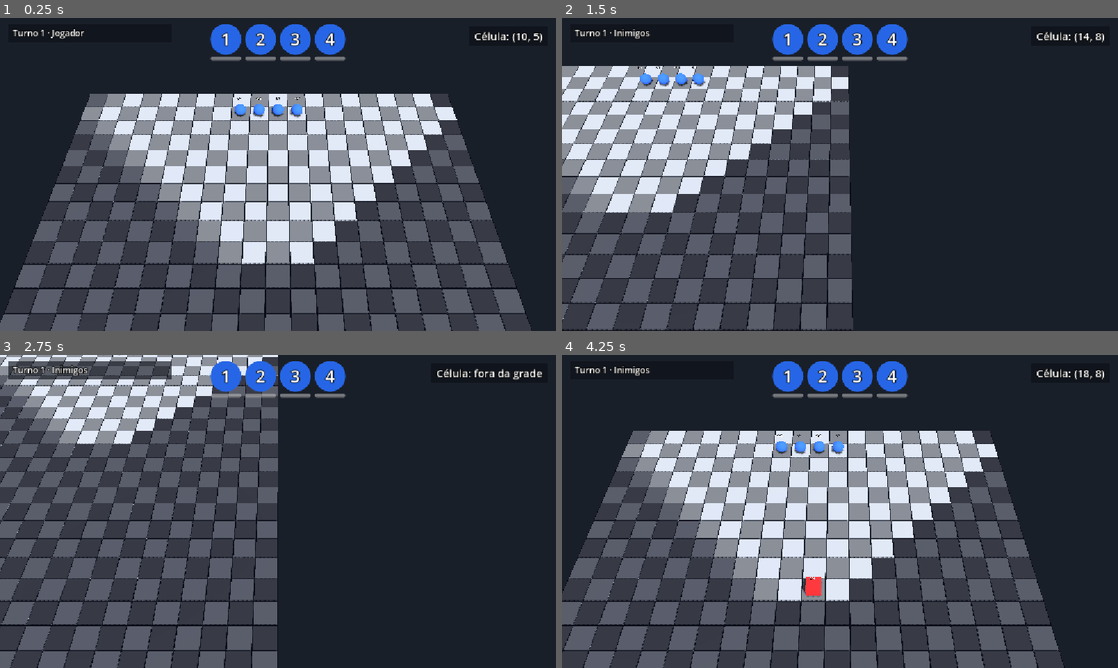
Above: before the commit, frames 1-4 (two rows, left to right).
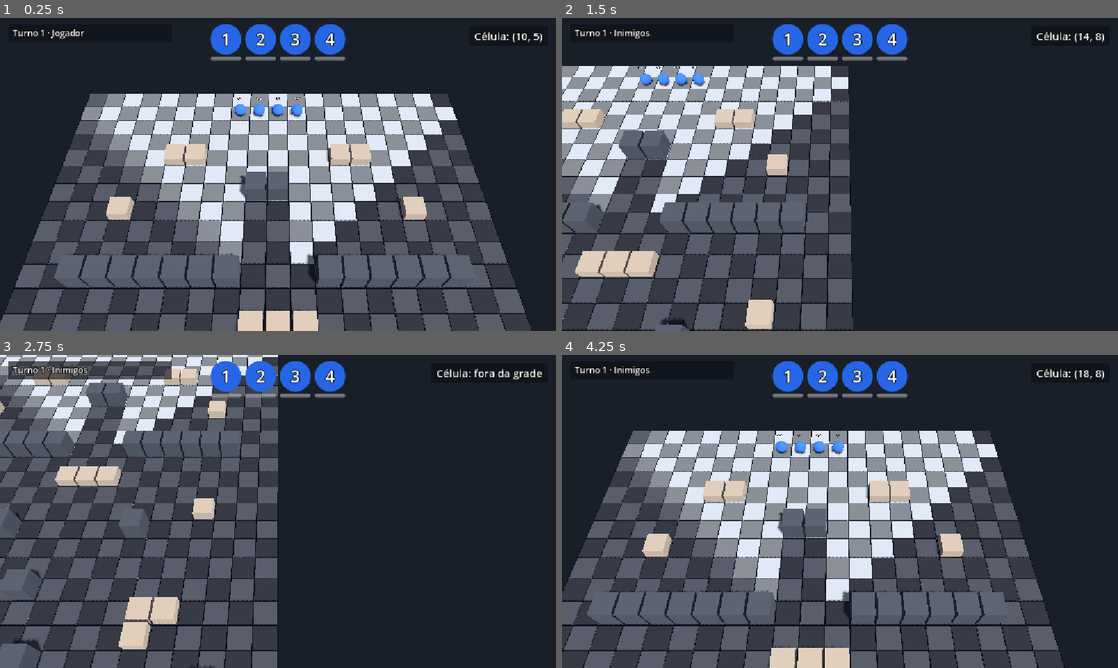
Above: after the commit, the same moments.

Repository: lcf-fernandes/codeName_Phantom1
Game: Godot game, scene res://scenes/tactical/maps/missions/mission_01.tscn
Same seed, same stepped clock (60 frames per second), same inputs: the game is played once before the commit and once after it.
Inputs (mouse positions are in pixels of both pictures, inside the frame that each line leads up to):
- Up to frame 1 (0.25 s): no input
- Up to frame 2 (1.5 s): tap Enter at 0.5, 1.35 s; move the mouse to (962, 158) at 0.52 s; hold D 0.53-1.28 s; tap R at 0.6 s; click (962, 158) at 0.67 s; tap Space at 0.77 s; move the mouse to (728, 190) at 1.27 s; hold S from 1.28 s (still down)
- Up to frame 3 (2.75 s): tap Space at 1.52 s; move the mouse to (333, 442) at 2.02 s; release S at 2.03 s; hold D from 2.03 s (still down); tap Keypad Enter at 2.1 s
- Up to frame 4 (4.25 s): tap Space at 2.75, 3.02, 3.77 s; move the mouse to (812, 574) at 2.77 s; release D at 2.78 s; hold W 2.78-3.53 s; tap 1 at 2.85 s; click (812, 574) at 2.92 s; move the mouse to (1006, 558) at 3.52 s; hold A from 3.53 s (still down); tap 2 at 3.6 s

The runs differ from the first frame. In frame 1, 8.4% of the frame differs, in the area x 9-85%, y 40-100%; in frame 2, 6.6%; in frame 3, 6.3%; in frame 4, 8.4%.

Commit message:
mission_01: coberturas das zonas 1 e 2

Diff:
--- a/scenes/tactical/maps/missions/mission_01.tscn
+++ b/scenes/tactical/maps/missions/mission_01.tscn
@@ -75,8 +75,8 @@
 
 [node name="CoverMap" type="Node3D" parent="." unique_id=283894841]
 script = ExtResource("11_lmdnq")
-low_cover_cells = Array[Vector2i]([])
-high_cover_cells = Array[Vector2i]([])
+low_cover_cells = [Vector2i(5, 4), Vector2i(6, 4), Vector2i(13, 4), Vector2i(14, 4), Vector2i(3, 7), Vector2i(16, 7), Vector2i(9, 12), Vector2i(10, 12), Vector2i(11, 12), Vector2i(3, 14), Vector2i(16, 14), Vector2i(4, 19), Vector2i(5, 19), Vector2i(5, 20), Vector2i(14, 19), Vector2i(15, 19), Vector2i(14, 20), Vector2i(8, 22), Vector2i(11, 22), Vector2i(7, 26), Vector2i(12, 26)]
+high_cover_cells = [Vector2i(9, 6), Vector2i(10, 6), Vector2i(2, 10), Vector2i(3, 10), Vector2i(4, 10), Vector2i(5, 10), Vector2i(6, 10), Vector2i(7, 10), Vector2i(8, 10), Vector2i(12, 10), Vector2i(13, 10), Vector2i(14, 10), Vector2i(15, 10), Vector2i(16, 10), Vector2i(17, 10), Vector2i(7, 15), Vector2i(13, 15), Vector2i(9, 18), Vector2i(10, 21), Vector2i(2, 22), Vector2i(17, 22), Vector2i(4, 24), Vector2i(5, 24), Vector2i(6, 24), Vector2i(7, 24), Vector2i(8, 24), Vector2i(11, 24), Vector2i(12, 24), Vector2i(13, 24), Vector2i(14, 24), Vector2i(15, 24), Vector2i(4, 27), Vector2i(15, 27)]
 debug_cover_test = false
 
 [node name="TargetPreview" type="Node3D" parent="." unique_id=1629287647]
